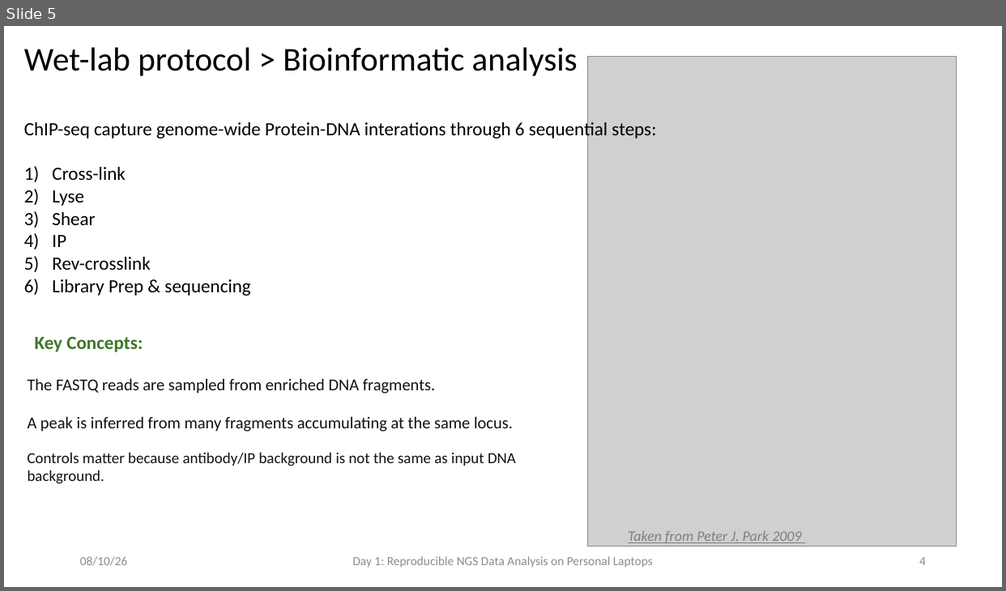
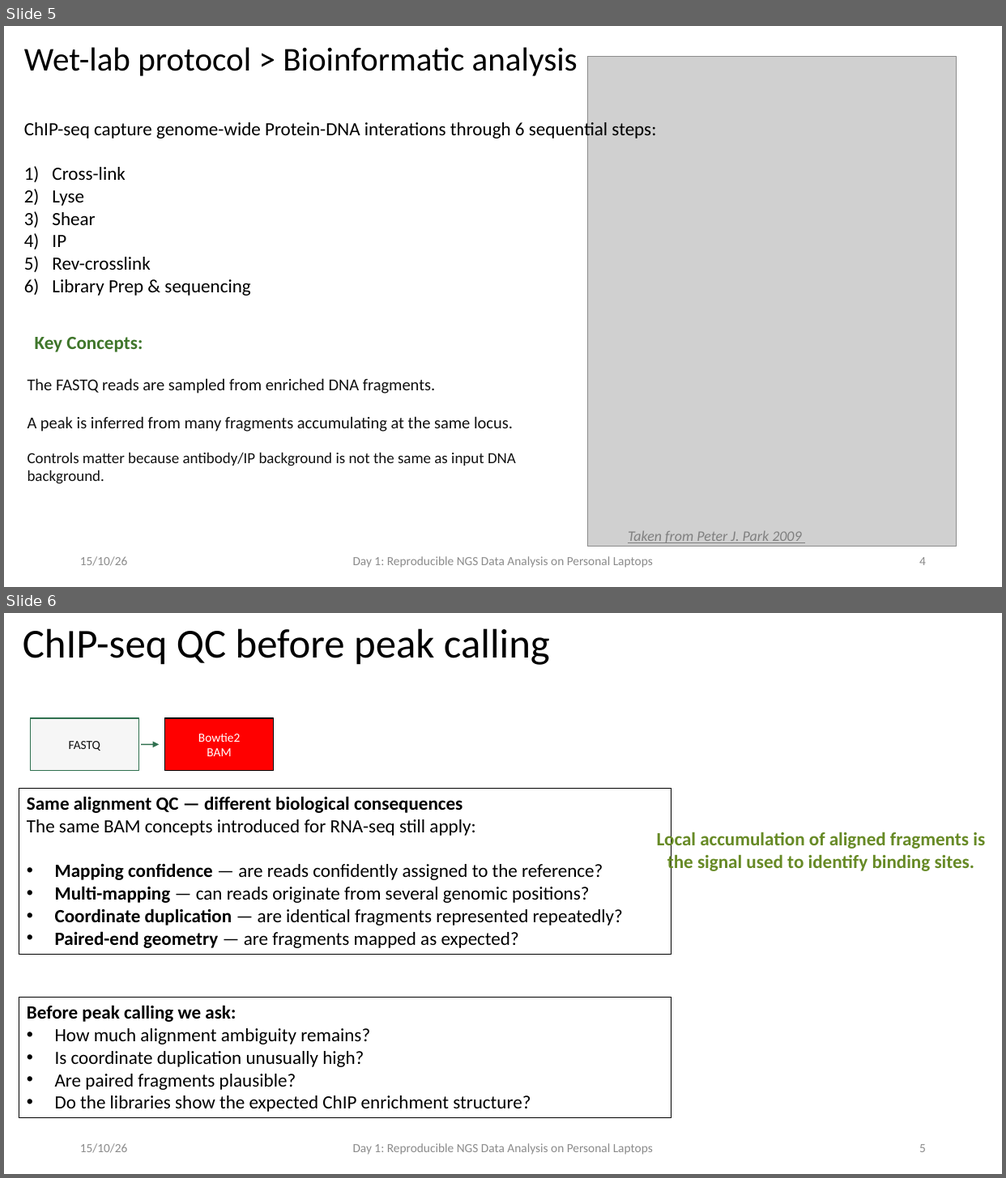
Before and after one commit to fgualdr/reproducible-ngs-workshop, a slide deck: power_point/Day3.pptx. Shown one above the other, each under a label of ours: slide 5 before the commit, slides 5 and 6 after it. The pictures are 1006x591 and 1006x1178 pixels, drawn with LibreOffice and Linux fonts; fonts in the diff are those of the drawing; grey boxes stand for pictures. Boxes give left, top, right and bottom in pixels: in the first picture for what was removed or moved away, otherwise in the second. Text is boxed around its words. In the diff, an @@ line names an element or a change of style, - is before the commit and + after.

```diff
--- a/power_point/Day3.pptx
+++ b/power_point/Day3.pptx
@@ slide 6 added at [4, 613, 1002, 1174], background #FFFFFF @@
@@ title added at [23, 628, 550, 665], 39.6 pt, text #000000 @@
+ChIP-seq QC before peak calling
@@ rectangle added at [30, 718, 138, 771], fill #F6F6F6, outline #2F704F 1 pt, 12 pt, text #111111 @@
+FASTQ
@@ rectangle added at [165, 718, 274, 771], fill #FF0000, outline #000000 1 pt, 12 pt, text #FFFFFF @@
+Bowtie2
+BAM
@@ arrow added from (141, 745) to (159, 745), #2F704F 1.2 pt @@
@@ rectangle added at [19, 788, 671, 954], outline #000000 0.75 pt, 18 pt, text #000000 @@
+Same alignment QC — different biological consequences
+The same BAM concepts introduced for RNA-seq still apply:
+• Mapping confidence — are reads confidently assigned to the reference?
+• Multi-mapping — can reads originate from several genomic positions?
+• Coordinate duplication — are identical fragments represented repeatedly?
+• Paired-end geometry — are fragments mapped as expected?
@@ text added at [657, 830, 985, 874], 18 pt, text #678A26, bold @@
+Local accumulation of aligned fragments is the signal used to identify binding sites.
@@ rectangle added at [19, 997, 671, 1118], outline #000000 0.75 pt, 18 pt, text #000000 @@
+Before peak calling we ask:
+• How much alignment ambiguity remains?
+• Is coordinate duplication unusually high?
+• Are paired fragments plausible?
+• Do the libraries show the expected ChIP enrichment structure?
@@ text added at [80, 1144, 128, 1153], 12 pt, text #8C8C8C @@
+15/10/26
@@ text added at [353, 1144, 653, 1155], 12 pt, text #8C8C8C @@
+Day 1: Reproducible NGS Data Analysis on Personal Laptops
@@ page number added at [919, 1144, 926, 1152], 12 pt, text #8C8C8C @@
+5
@@ slide 5 changed as well @@
@@ text at [80, 557, 128, 566]: text changed @@
-08/10/26
+15/10/26
```
Also in this commit, not shown: 16 other slides changed, 3 other slides added, 19 other files.
